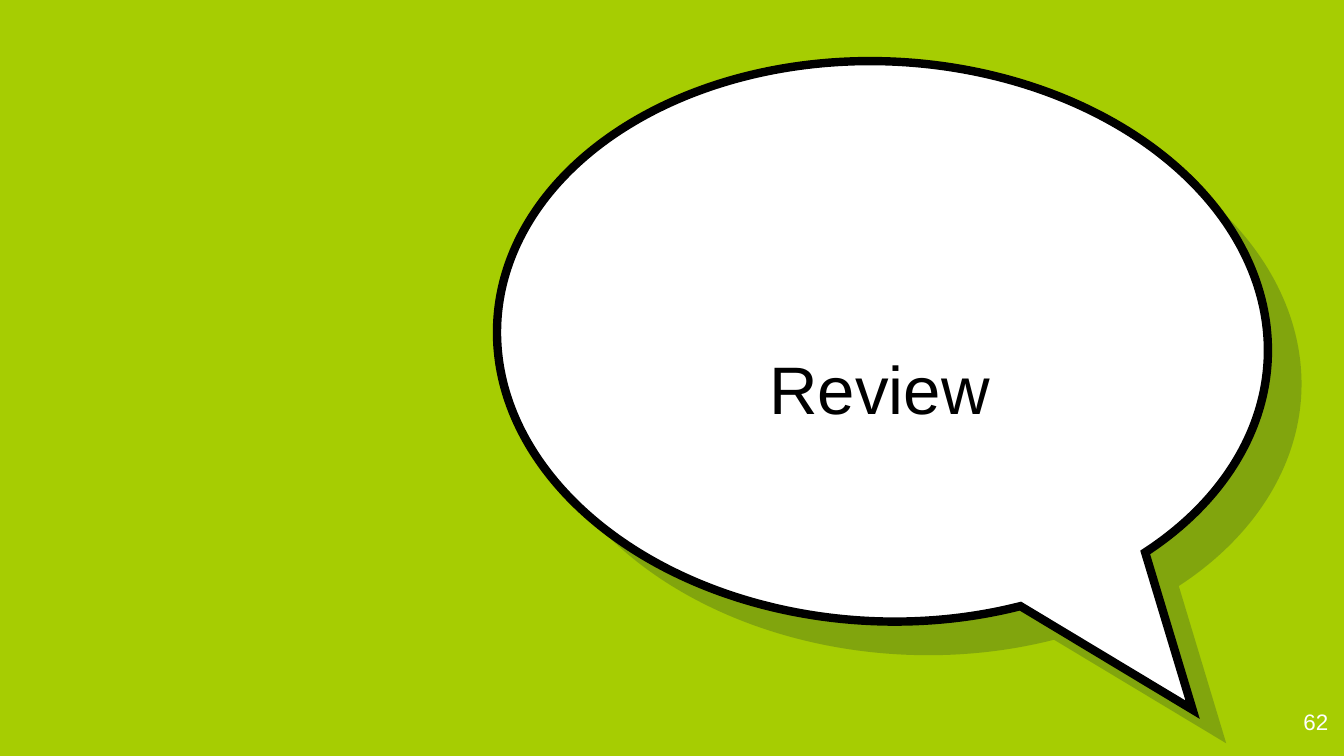
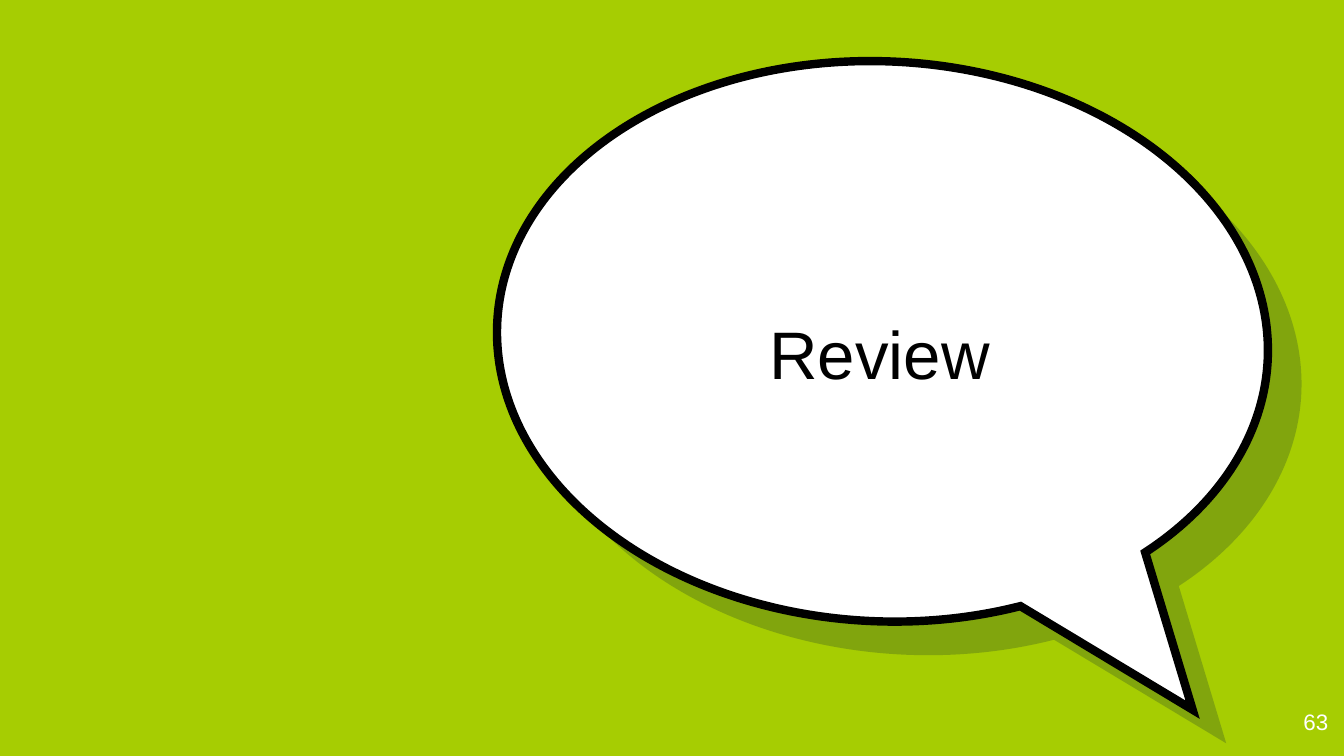
Before and after one commit to tiffanyb/tiffanyb.github.io, a slide deck: slide 64 of courses/cse545/slides/11-heap-4.pptx (slide 63 before the commit). Drawn at 1344x756 pixels with LibreOffice and Linux fonts; fonts in the diff are those of the drawing; background and template pictures are left out. Boxes give left, top, right and bottom in pixels: in the first picture for what was removed or moved away, otherwise in the second. Text is boxed around its words. In the diff, an @@ line names an element or a change of style, - is before the commit and + after.

```diff
--- a/courses/cse545/slides/11-heap-4.pptx
+++ b/courses/cse545/slides/11-heap-4.pptx
@@ title "Review" at box(769, 330, 989, 380): vertical alignment bottom to middle @@
@@ page number at box(1303, 714, 1328, 731): text changed @@
-62
+63
```
Also in this commit, not shown: 1 other slide changed, 20 slides added, 2 slides removed, 23 other files.
